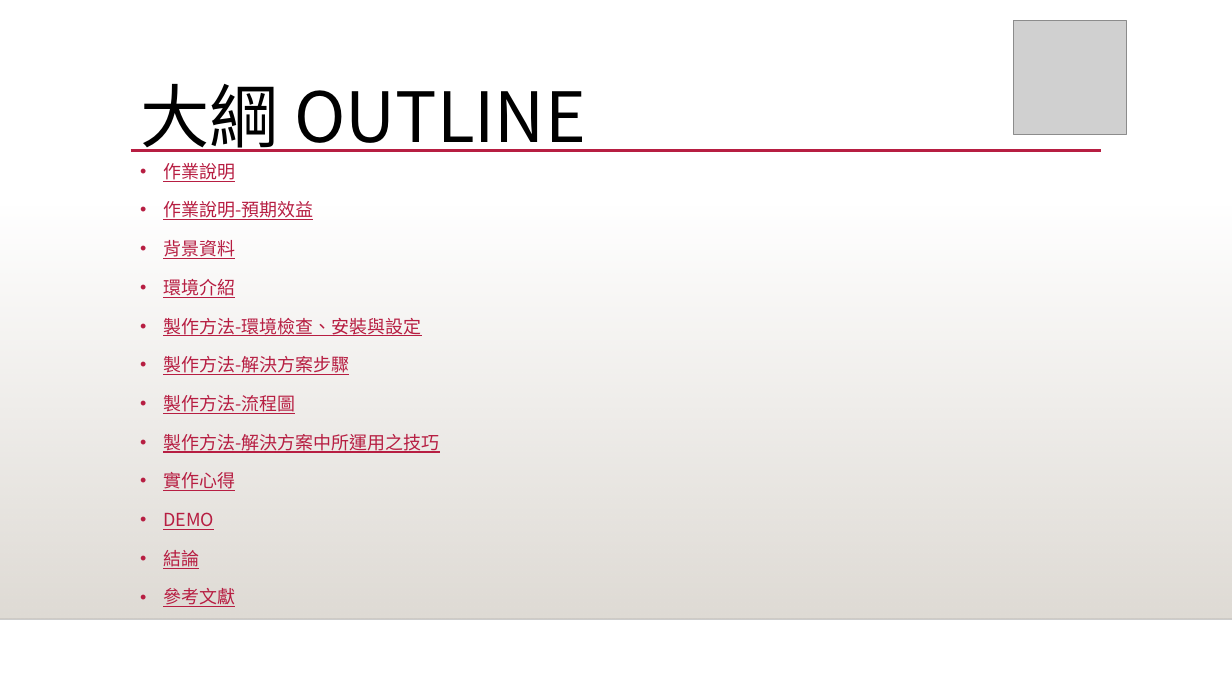
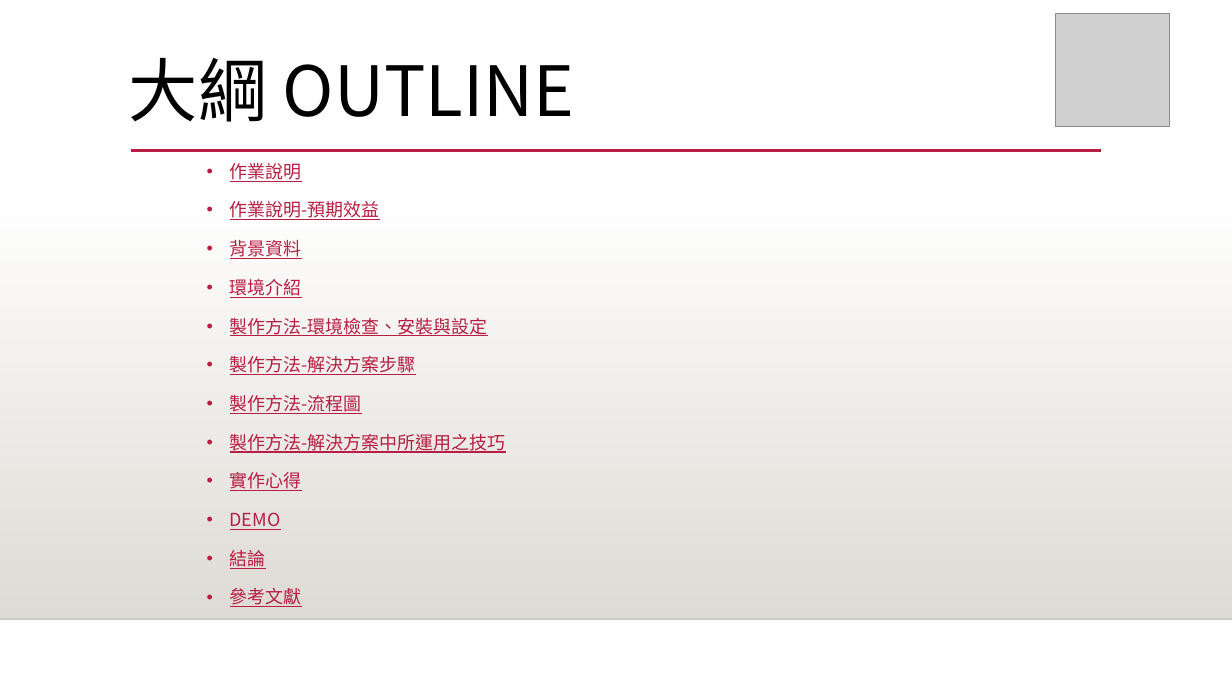
Before and after one commit to s8591120/ordersystem, a slide deck: slide 2 of 網頁點餐系統.pptx. Drawn at 1232x693 pixels with LibreOffice and Linux fonts; fonts in the diff are those of the drawing; grey boxes stand for pictures; background and template pictures are left out. Boxes give left, top, right and bottom in pixels: in the first picture for what was removed or moved away, otherwise in the second. Text is boxed around its words. In the diff, an @@ line names an element or a change of style, - is before the commit and + after.

```diff
--- a/網頁點餐系統.pptx
+++ b/網頁點餐系統.pptx
@@ picture: place and size @@
-picture at [1014, 21, 1128, 135]
+picture at [1056, 13, 1170, 127]
@@ title "大綱 OUTLINE" rewrapped from [140, 84, 586, 152] to [129, 58, 575, 122] @@
@@ text "作業說明": place and size @@
-text "作業說明" at [163, 163, 439, 607]
+text "作業說明" at [230, 163, 506, 607]
```
Also in this commit, not shown: 10 other slides changed, 1 slide added, 1 other file.
